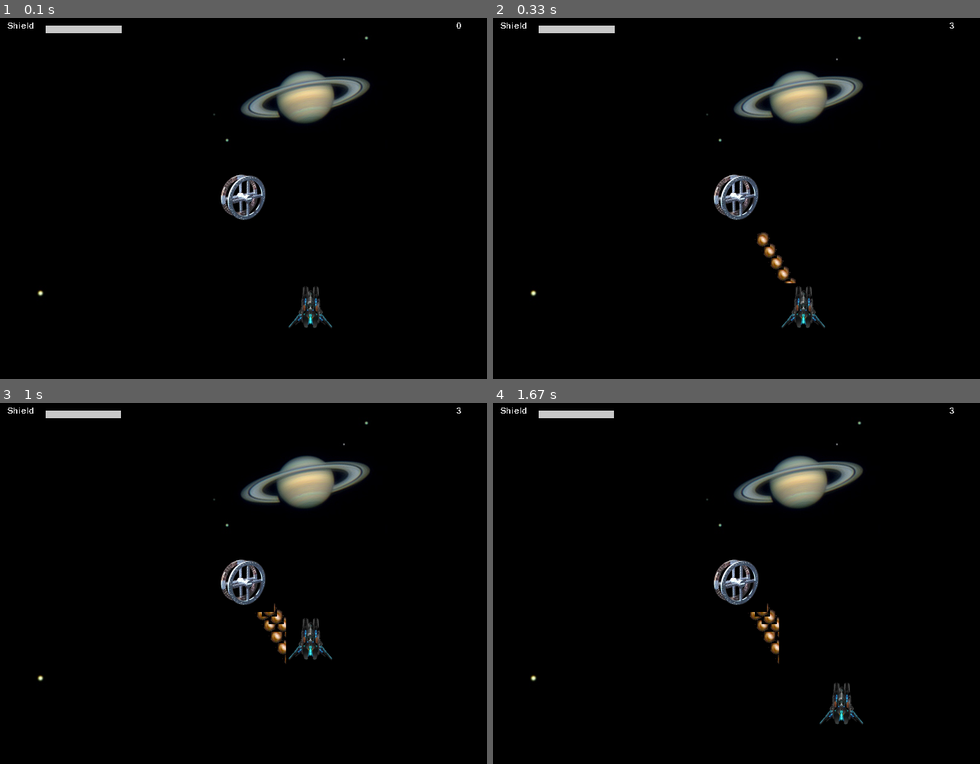
Above: before the commit, frames 1-4 (two rows, left to right).
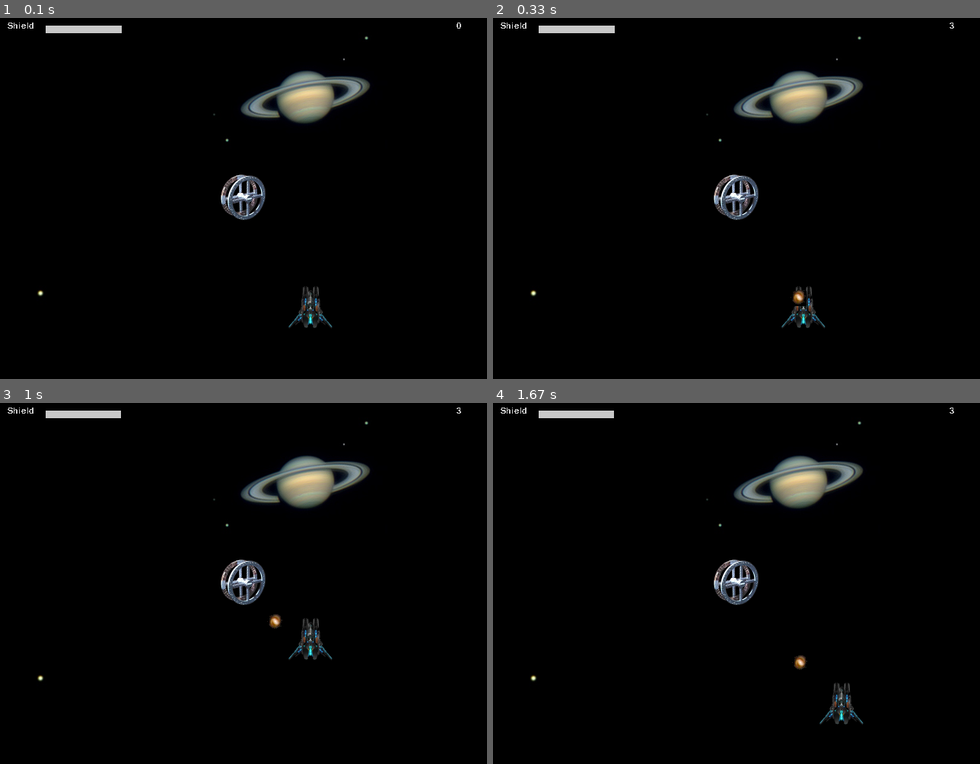
Above: after the commit, the same moments.

Repository: rodrigodub/Output
Game: pygame game, started from ProgramacaoDeJogos/Input06PJ05.py
Two runs of this game, one before a commit and one after it. Both use one fixed random seed, a clock stepped at 60 frames per second and the inputs below.
Inputs:
- Up to frame 1 (0.1 s): no input
- Up to frame 2 (0.33 s): no input
- Up to frame 3 (1 s): tap 1 at 0.33 s
- Up to frame 4 (1.67 s): no input

Frame 1 is identical in both runs. In frame 2, 0.4% of the frame differs, in the area x 53-65%, y 59-80%; in frame 3, 0.4%; in frame 4, 0.4%.

Commit message:
PJ5: alien ship is firing pretty
# v2.120
# 20180201

Diff:
--- a/ProgramacaoDeJogos/Input06PJ05.py
+++ b/ProgramacaoDeJogos/Input06PJ05.py
@@ -6,8 +6,8 @@
 # Usage:
 # > python3 Input06PJ05.py
 #
-# v2.119
-# 20180131
+# v2.120
+# 20180201
 #################################################
 __author__ = 'Rodrigo Nobrega'
 
@@ -141,7 +141,9 @@
         self.image = load_image('alienship_64.png')
         self.pos = self.image.get_rect()
         self.pos.center = (random.randint(0, 640), random.randint(0, 480))
-        self.posprev = self.pos
+        #self.posprev = self.pos
+        self.posprev = self.image.get_rect()
+        self.posprev.center = self.pos.center
         # vector defines the amount of movement in each axis
         self.vector = [0, 0]
         # blast has the same movement components as the ship
@@ -174,7 +176,7 @@
             self.pos.centery = 42
         # tests if alien ship is intersecting space station
         # radius = 80 (shield) + 32 (border of alien ship)
-        if testinside(self.pos.centerx, self.pos.centery, 113) == True:
+        if testinside(self.pos.centerx, self.pos.centery, 113):
             self.vector = [-i for i in self.vector]
         # draws alien ship
         scr.area.blit(self.image, self.pos)
@@ -190,9 +192,10 @@
                 self.firestate = 1
                 # initial blast position = alien ship position
                 self.blastpos.center = self.pos.center
+                self.blastposprev.center = self.blastpos.center
                 # define for each frame the blast delta X and Y
-                dx = (self.blastpos.centerx - 320) / 10
-                dy = (self.blastpos.centery - 240) / 10
+                dx = int((self.blastpos.centerx - 320) / 50)
+                dy = int((self.blastpos.centery - 240) / 50)
                 # define which shield must be used to defend
                 if dx < 0 and dy < 0:
                     self.defenseshield = 1
@@ -208,15 +211,19 @@
     def moveblast(self, scr):
         # test if it's OK to move blast
         if self.firestate == 1:
-            # erase the previous blast position, draw the new blast position
+            # erase the previous blast position
             scr.area.blit(scr.image, self.blastposprev, self.blastposprev)
-            scr.area.blit(self.blastimage, self.blastpos)
-            # update previous position, update new position
-            self.blastposprev = self.blastpos
+            # update new position
             self.blastpos.centerx += self.blastvector[0]
             self.blastpos.centery += self.blastvector[1]
-            # test if blast is inside the space station (32 station radius, 10 blast radius)
-            if testinside(self.blastpos.centerx, self.blastpos.centery, 42):
+            # draw the new blast position
+            scr.area.blit(self.blastimage, self.blastpos)
+            # update previous position
+            self.blastposprev.center = self.blastpos.center
+            # test if blast is inside the space station (32 station radius) or outside margins
+            if testinside(self.blastpos.centerx, self.blastpos.centery, 32) \
+                    or self.blastpos.bottom < 0 or self.blastpos.top > 480 \
+                    or self.blastpos.left > 640 or self.blastpos.right < 0:
                 self.firestate = 0
 
 
